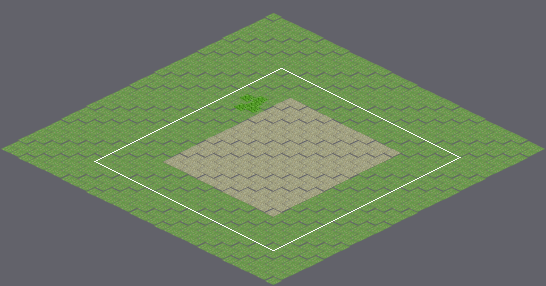
Tiled map (JSON), stored at src/maps/woodland-camp-01.tmj. Above: a wide view before the commit, with the close-up outlined.
Close-up. Old version:
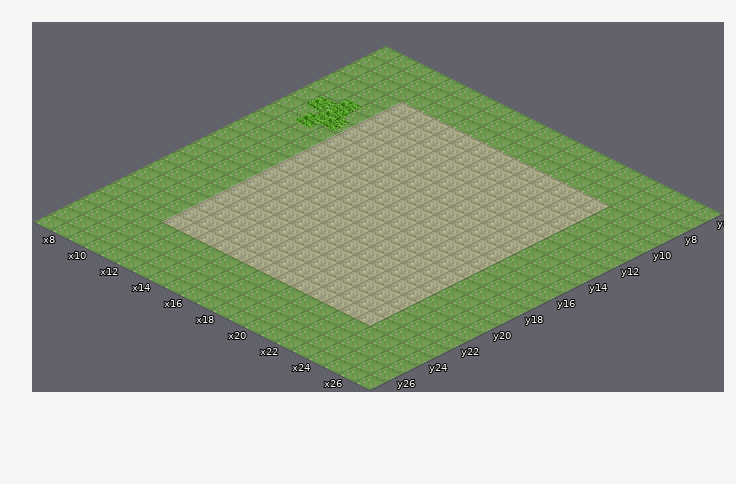
Cells are 128x64 px. Isometric: x runs down to the right, y down to the left. Shown: x 7..27, y 6..27.
New version:
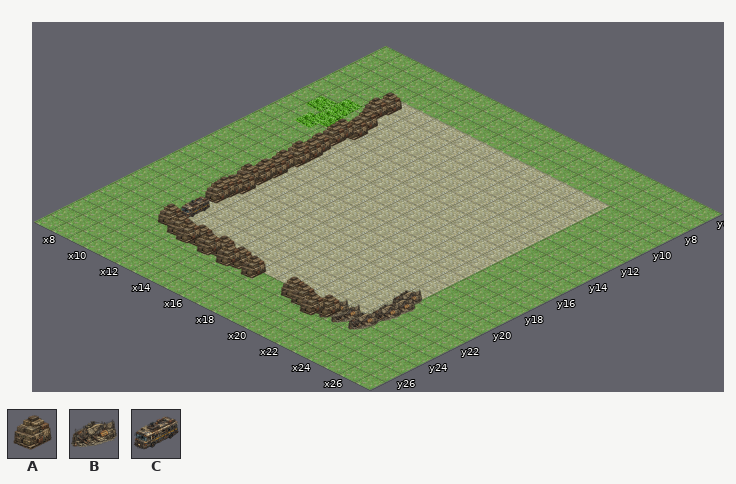
Key: from "objects": A 0, B 3, C 5.
Objects are placed by the point they stand on, in cells (3,4 is the top-left corner of cell 3,4); size is 1x1 cell unless given.
Commit: Add brana object tile to objects atlas and tileset
Changes in this commit:
--- layer "decor"
+A at 11.8,10.6 size 1x2
+A at 11.7,11.4 size 1x2
+A at 12.1,12.4 size 1x2
+A at 12.3,13.2 size 1x2
+A at 11.9,13.7 size 1x2
+A at 11.9,14.3 size 1x2
+A at 12.1,15.3 size 1x2
+A at 12.2,15.9 size 1x2
+A at 11.9,16.4 size 1x2
+A at 12.2,16.7 size 1x2
+A at 12,17.5 size 1x2
+A at 12.1,18.1 size 1x2
+A at 12,18.6 size 1x2
+A at 12.1,19 size 1x2
+A at 11.8,19.5 size 1x2
+A at 12.2,20.1 size 1x2
+A at 12,20.6 size 1x2
+A at 11.8,21 size 1x2
+A at 11.9,21.5 size 1x2
+B at 24.5,22.2 size 1x2
+B at 24.7,22.8 size 1x2
+C at 12.1,23.1 size 1x2
+B at 24.7,23.7 size 1x2
+A at 11.8,24.4 size 1x2
+A at 12.8,24.7 size 1x2
+A at 14.1,24.7 size 1x2
+A at 15.5,24.8 size 1x2
+A at 13.5,24.9 size 1x2
+A at 16.8,24.9 size 1x2
+B at 24.5,24.9 size 1x2
+A at 14.9,25 size 1x2
+B at 23.5,25 size 1x2
+A at 17.7,25 size 1x2
+B at 22.8,25.1 size 1x2
+A at 20.2,25.1 size 1x2
+A at 16.2,25.1 size 1x2
+A at 22.5,25.1 size 1x2
+A at 21.1,25.2 size 1x2
+A at 21.9,25.5 size 1x2
Boxes around the changes in both close-ups, in picture pixels (x1, y1, x2, y2):
added: (157, 92, 423, 330)
